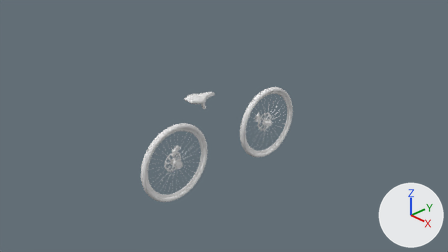
The Blender file Bicycle - Frog Panther/bicycle.blend: old version first, new version second.
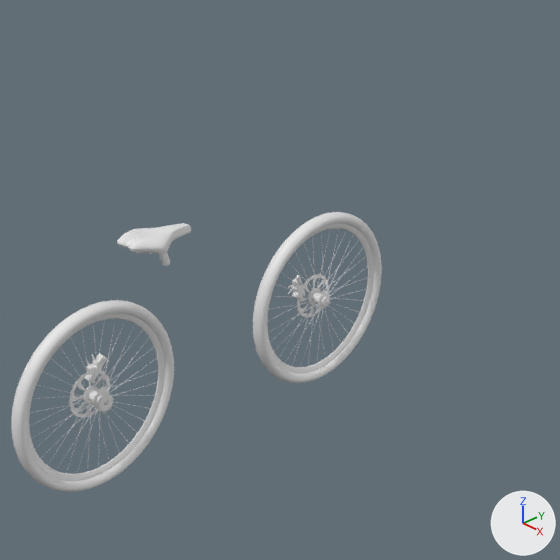
Each version is shown from the file's camera 'Camera', then close up on the part from 30% to 82% of the width and 0% to 91% of the height. The axes (+X, +Y, +Z) are drawn at lower right. The lights are the same throughout.

The first close-up shows 'rear_casets', 'saddle', 'wheel.F', 'wheel.R'.
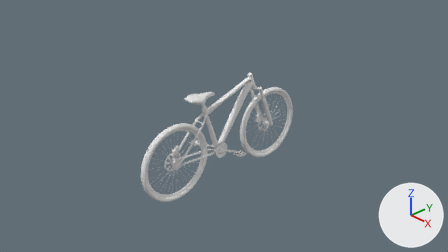
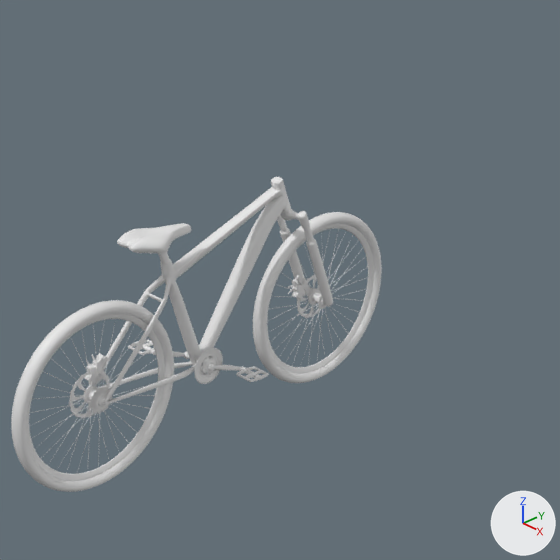
Boxes (x1, y1, x2, y2) around the edits, measured in the close-ups (560 x 560 px):
'Frame', shown
    after: (88, 177, 333, 405)
'peddle', added
    after: (128, 339, 269, 384)
'rear_casets', moved
    before: (97, 393, 114, 412)
    after: (90, 387, 113, 414)
'front_casset', added
    after: (196, 356, 212, 375)

What the commit changed:
Mesh me_circle_004 is new.
It has 848 vertices, 828 faces and spans x -0.11..0.11, y -0.11..0.11, z -0.028..0.0.
Mesh me_circle_003 is new.
It has 832 vertices, 846 faces and spans x -0.182..0.138, y -0.415..0.416, z -0.431..0.249.
Object 'Frame' (ob_frame) is now shown.
Object 'rear_casets' (ob_rear_casets) moves from (0.112, -1.138, -0.395) to (0.072, -1.138, -0.395).
Object 'front_casset' (ob_front_casset) is new; it shows me_circle_004.
Its location is (0.089, -0.154, -0.465).
Its rotation in degrees is (0, 90, 0).
It gains a SUBSURF modifier named 'Subdivision'.
Modifier setting: levels = 2.
Object 'peddle' (ob_peddle) is new; it shows me_circle_003.
Its location is (0.1, -0.154, -0.488).
Its rotation in degrees is (0, 90, 0).
It gains a SUBSURF modifier named 'Subdivision'.
Modifier setting: levels = 2.
